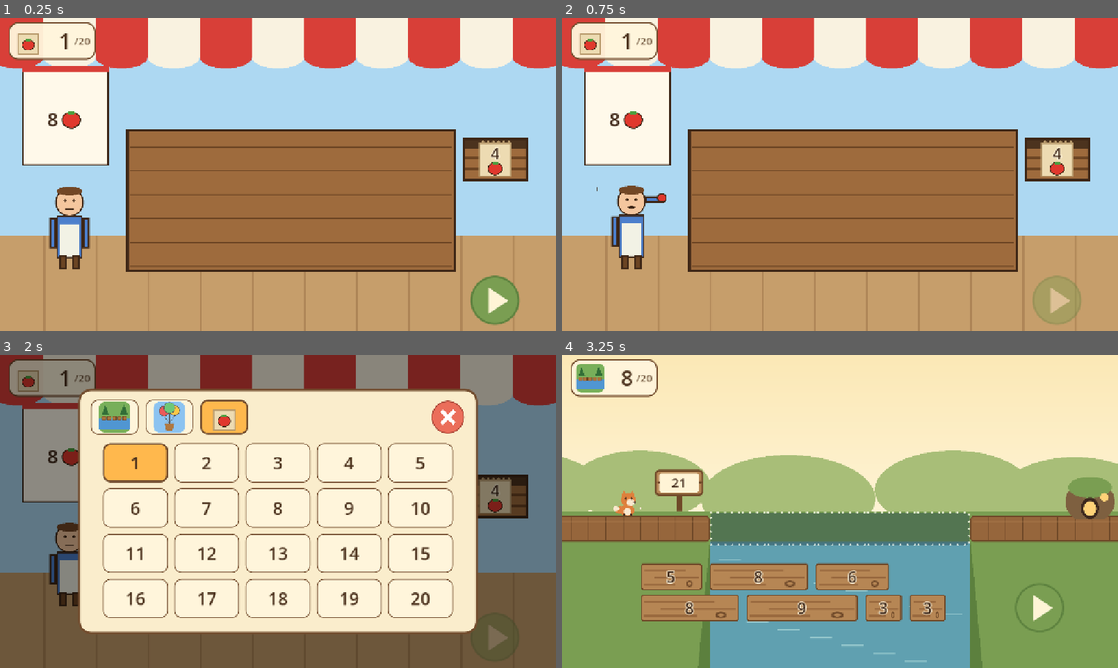
Above: before the commit, frames 1-4 (two rows, left to right).
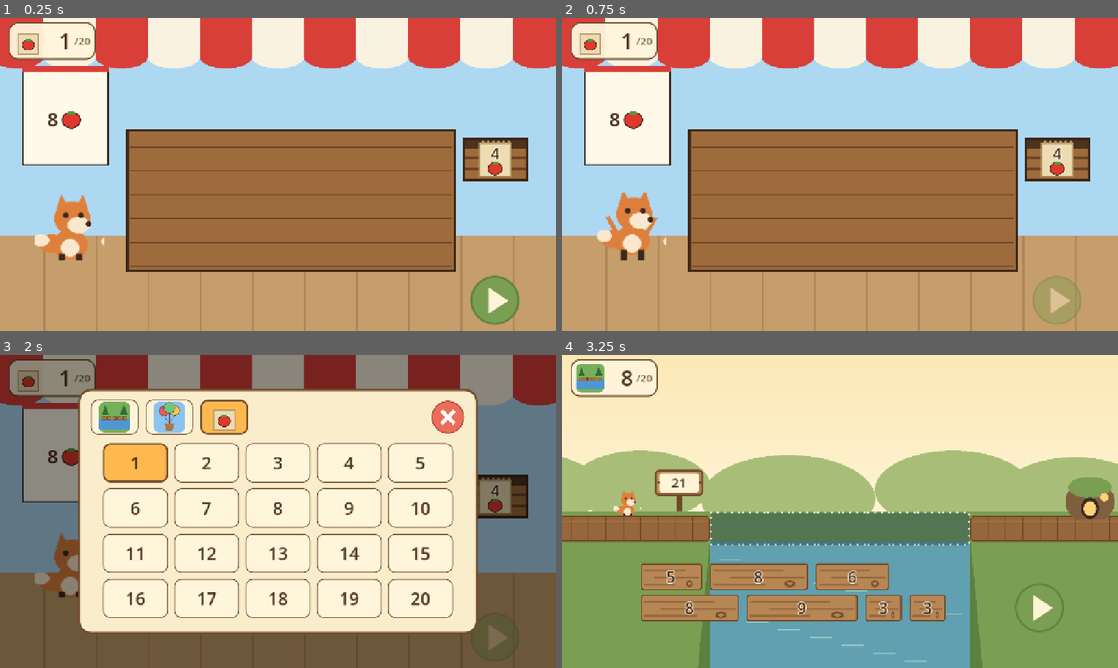
Above: after the commit, the same moments.

Repository: malioni/kids-math-game
Game: Godot game, scene res://scenes/worlds/market/market.tscn
Two runs of this game, one before a commit and one after it. Both use one fixed random seed, a clock stepped at 60 frames per second and the inputs below. This scene is started directly instead of the project's main scene.
Inputs (mouse positions are in pixels of both pictures, inside the frame that each line leads up to):
- Up to frame 1 (0.25 s): no input
- Up to frame 2 (0.75 s): click (1056, 299) at 0.5 s
- Up to frame 3 (2 s): click (50, 376) at 1.25 s
- Up to frame 4 (3.25 s): click (678, 417) at 2 s; click (840, 511) at 2.75 s

The runs differ from the first frame. In frame 1, 1.5% of the frame differs, in the area x 6-19%, y 54-81%; in frame 2, 1.6%, in the area x 6-19%, y 53-81%; in frame 3, 1.0%; in frame 4, nothing differs.

Commit message:
Market: the fox is the customer, and tapping a crate bag places it
The fox reuses the Forest Bridge sheets; until it has throw frames, its
fall lurch stands in for the throw. The placeholder customer sheets are
removed. Tapping a bag in a crate now places it on the table, like a drop.

Co-Authored-By: Claude Opus 5.5 <noreply@anthropic.com>

Diff:
--- a/scenes/worlds/market/market.tscn
+++ b/scenes/worlds/market/market.tscn
@@ -9,60 +9,56 @@
 [ext_resource type="Texture2D" path="res://assets/sprites/forest_bridge/go_icon.png" id="go_icon"]
 [ext_resource type="Texture2D" path="res://assets/sprites/forest_bridge/retry_icon.png" id="retry_icon"]
 [ext_resource type="Texture2D" path="res://assets/sprites/market/splat.png" id="splat"]
-[ext_resource type="Texture2D" path="res://assets/sprites/market/customer_idle.png" id="customer_idle"]
-[ext_resource type="Texture2D" path="res://assets/sprites/market/customer_happy.png" id="customer_happy"]
-[ext_resource type="Texture2D" path="res://assets/sprites/market/customer_throw.png" id="customer_throw"]
+[ext_resource type="Texture2D" path="res://assets/sprites/forest_bridge/character_idle.png" id="fox_idle"]
+[ext_resource type="Texture2D" path="res://assets/sprites/forest_bridge/character_celebrate.png" id="fox_celebrate"]
+[ext_resource type="Texture2D" path="res://assets/sprites/forest_bridge/character_fall.png" id="fox_fall"]
 [ext_resource type="PackedScene" path="res://scenes/ui/level_hud.tscn" id="level_hud_scene"]
 
 [sub_resource type="AtlasTexture" id="Atlas_idle_0"]
-atlas = ExtResource("customer_idle")
-region = Rect2(0, 0, 160, 220)
+atlas = ExtResource("fox_idle")
+region = Rect2(0, 0, 64, 64)
 
 [sub_resource type="AtlasTexture" id="Atlas_idle_1"]
-atlas = ExtResource("customer_idle")
-region = Rect2(160, 0, 160, 220)
+atlas = ExtResource("fox_idle")
+region = Rect2(64, 0, 64, 64)
 
 [sub_resource type="AtlasTexture" id="Atlas_idle_2"]
-atlas = ExtResource("customer_idle")
-region = Rect2(320, 0, 160, 220)
+atlas = ExtResource("fox_idle")
+region = Rect2(128, 0, 64, 64)
 
 [sub_resource type="AtlasTexture" id="Atlas_idle_3"]
-atlas = ExtResource("customer_idle")
-region = Rect2(480, 0, 160, 220)
+atlas = ExtResource("fox_idle")
+region = Rect2(192, 0, 64, 64)
 
 [sub_resource type="AtlasTexture" id="Atlas_celebrate_0"]
-atlas = ExtResource("customer_happy")
-region = Rect2(0, 0, 160, 220)
+atlas = ExtResource("fox_celebrate")
+region = Rect2(0, 0, 64, 64)
 
 [sub_resource type="AtlasTexture" id="Atlas_celebrate_1"]
-atlas = ExtResource("customer_happy")
-region = Rect2(160, 0, 160, 220)
+atlas = ExtResource("fox_celebrate")
+region = Rect2(64, 0, 64, 64)
 
 [sub_resource type="AtlasTexture" id="Atlas_celebrate_2"]
-atlas = ExtResource("customer_happy")
-region = Rect2(320, 0, 160, 220)
+atlas = ExtResource("fox_celebrate")
+region = Rect2(128, 0, 64, 64)
 
 [sub_resource type="AtlasTexture" id="Atlas_celebrate_3"]
-atlas = ExtResource("customer_happy")
-region = Rect2(480, 0, 160, 220)
+atlas = ExtResource("fox_celebrate")
+region = Rect2(192, 0, 64, 64)
 
 [sub_resource type="AtlasTexture" id="Atlas_throw_0"]
-atlas = ExtResource("customer_throw")
-region = Rect2(0, 0, 160, 220)
+atlas = ExtResource("fox_fall")
+region = Rect2(0, 0, 64, 64)
 
 [sub_resource type="AtlasTexture" id="Atlas_throw_1"]
-atlas = ExtResource("customer_throw")
-region = Rect2(160, 0, 160, 220)
+atlas = ExtResource("fox_fall")
+region = Rect2(64, 0, 64, 64)
 
 [sub_resource type="AtlasTexture" id="Atlas_throw_2"]
-atlas = ExtResource("customer_throw")
-region = Rect2(320, 0, 160, 220)
+atlas = ExtResource("fox_fall")
+region = Rect2(128, 0, 64, 64)
 
-[sub_resource type="AtlasTexture" id="Atlas_throw_3"]
-atlas = ExtResource("customer_throw")
-region = Rect2(480, 0, 160, 220)
-
-[sub_resource type="SpriteFrames" id="CustomerFrames"]
+[sub_resource type="SpriteFrames" id="FoxFrames"]
 animations = [{
 "frames": [{
 "duration": 1.0,
@@ -79,7 +75,7 @@
 }],
 "loop": true,
 "name": &"idle",
-"speed": 8.0
+"speed": 6.0
 }, {
 "frames": [{
 "duration": 1.0,
@@ -107,13 +103,10 @@
 }, {
 "duration": 1.0,
 "texture": SubResource("Atlas_throw_2")
-}, {
-"duration": 1.0,
-"texture": SubResource("Atlas_throw_3")
 }],
 "loop": false,
 "name": &"throw",
-"speed": 8.0
+"speed": 6.0
 }]
 
 [sub_resource type="Gradient" id="Gradient_confetti"]
@@ -143,9 +136,10 @@
 [node name="Camera2D" type="Camera2D" parent="."]
 position = Vector2(640, 360)
 
-[node name="Customer" type="AnimatedSprite2D" parent="."]
-position = Vector2(160, 470)
-sprite_frames = SubResource("CustomerFrames")
+[node name="Character" type="AnimatedSprite2D" parent="."]
+position = Vector2(160, 480)
+scale = Vector2(2.5, 2.5)
+sprite_frames = SubResource("FoxFrames")
 animation = &"idle"
 autoplay = "idle"
 
--- a/scripts/mechanics/market_mechanic.gd
+++ b/scripts/mechanics/market_mechanic.gd
@@ -2,9 +2,9 @@
 extends Node2D
 
 ## A market table. An order slip shows how many of each item the customer wants; each ordered item
-## has a crate of equal-sized bags that never runs out. The player drags bags onto the table (one
-## row per item) and presses Go. The number of items placed is never shown, so the player has to
-## work out bags × bag size themselves.
+## has a crate of equal-sized bags that never runs out. The player drags or taps bags onto the
+## table (one row per item), taps a placed bag to take it off, and presses Go. The number of items
+## placed is never shown, so the player has to work out bags × bag size themselves.
 
 ## Emitted when confirm() is called and every item's placed bags hold exactly the ordered quantity.
 signal correct
@@ -162,21 +162,31 @@
 
 
 func _on_bag_dropped(release_position: Vector2, bag: BagDrag) -> void:
+	var over_table: bool = table_rect.has_point(to_local(release_position))
+	if not over_table or not _place(bag):
+		bag.bounce_back()
+
+
+func _on_bag_tapped(bag: BagDrag) -> void:
+	if bag.is_placed:
+		_remove(bag)
+	else:
+		_place(bag)
+
+
+func _place(bag: BagDrag) -> bool:
 	var row: int = _row_of(bag.item)
-	var over_table: bool = table_rect.has_point(to_local(release_position))
-	if not over_table or get_placed_count(bag.item) >= max_bags_per_row:
-		bag.bounce_back()
-		return
+	if get_placed_count(bag.item) >= max_bags_per_row:
+		return false
 	bag.is_placed = true
 	bag.reparent(_placed_bags)
 	_relayout_row(row)
 	_spawn_ready_bag(row)
 	bags_changed.emit(bag.item, get_placed_count(bag.item))
-
-
-func _on_bag_tapped(bag: BagDrag) -> void:
-	if not bag.is_placed:
-		return
+	return true
+
+
+func _remove(bag: BagDrag) -> void:
 	var row: int = _row_of(bag.item)
 	bag.interactive = false
 	bag.reparent(_leaving)
--- a/scripts/worlds/market.gd
+++ b/scripts/worlds/market.gd
@@ -1,10 +1,10 @@
 extends WorldBase
 
-## World 3: a customer orders an amount of produce, and the child fills it with equal-sized bags.
-## A right order makes the customer cheer; a wrong one gets a tomato thrown at the table.
+## World 3: the fox orders an amount of produce, and the child fills the order with equal-sized
+## bags. A right order makes the fox cheer; a wrong one gets a tomato thrown at the table.
 
-# Where the tomato leaves the customer's hand, relative to the customer.
-const _HAND_OFFSET := Vector2(70, -90)
+# Where the tomato leaves the fox's paw, relative to the fox.
+const _HAND_OFFSET := Vector2(50, -20)
 
 ## Seconds the thrown tomato takes to reach the table.
 @export var throw_duration: float = 0.5
@@ -14,7 +14,7 @@
 var _throw_tween: Tween
 
 @onready var _mechanic: MarketMechanic = $MarketMechanic
-@onready var _customer: AnimatedSprite2D = $Customer
+@onready var _character: AnimatedSprite2D = $Character
 @onready var _flying_tomato: Sprite2D = $FlyingTomato
 @onready var _splat: Sprite2D = $Splat
 @onready var _particles: GPUParticles2D = $CelebrationParticles
@@ -45,13 +45,13 @@
 	_retry_prompt.visible = false
 	_flying_tomato.visible = false
 	_splat.visible = false
-	_customer.play("idle")
+	_character.play("idle")
 
 
 func _on_correct() -> void:
 	var load_count: int = _load_count
 	_mechanic.set_interactive(false)
-	_customer.play("celebrate")
+	_character.play("celebrate")
 	_particles.restart()
 	await get_tree().create_timer(celebrate_duration).timeout
 	if load_count != _load_count:
@@ -62,11 +62,11 @@
 func _on_incorrect() -> void:
 	var load_count: int = _load_count
 	_mechanic.set_interactive(false)
-	_customer.play("throw")
-	await _customer.animation_finished
+	_character.play("throw")
+	await _character.animation_finished
 	if load_count != _load_count:
 		return
-	_flying_tomato.position = _customer.position + _HAND_OFFSET
+	_flying_tomato.position = _character.position + _HAND_OFFSET
 	_flying_tomato.scale = Vector2(0.6, 0.6)
 	_flying_tomato.rotation = 0.0
 	_flying_tomato.visible = true
@@ -79,7 +79,7 @@
 		return
 	_flying_tomato.visible = false
 	_splat.visible = true
-	_customer.play("idle")
+	_character.play("idle")
 	await get_tree().create_timer(splat_duration).timeout
 	if load_count != _load_count:
 		return
--- a/tests/test_market.gd
+++ b/tests/test_market.gd
@@ -4,7 +4,7 @@
 const _SAVE_PATH := "user://save.cfg"
 const _SEED := 1234
 const _SETTLE := 0.3
-# The throw animation is 4 frames at 8 fps, then the tomato flies and the splat shows.
+# The throw animation is 3 frames at 6 fps, then the tomato flies and the splat shows.
 const _THROW_SETTLE := 0.9
 
 var _world: Node2D
@@ -73,14 +73,14 @@
 	assert_eq(SaveManager.load_progress("market"), 2)
 
 
-func test_market_correct_customer_celebrates() -> void:
+func test_market_correct_fox_celebrates() -> void:
 	_solve(_mechanic)
-	assert_eq(_world.get_node("Customer").animation, &"celebrate")
+	assert_eq(_world.get_node("Character").animation, &"celebrate")
 
 
-func test_market_incorrect_customer_throws() -> void:
+func test_market_incorrect_fox_throws() -> void:
 	_mechanic.confirm()
-	assert_eq(_world.get_node("Customer").animation, &"throw")
+	assert_eq(_world.get_node("Character").animation, &"throw")
 
 
 func test_market_incorrect_shows_retry_after_throw() -> void:
--- a/tests/test_market_mechanic.gd
+++ b/tests/test_market_mechanic.gd
@@ -130,12 +130,27 @@
 	assert_almost_eq(_mechanic.get_placed_bags("tomato")[1].position.x, second_x, 0.5)
 
 
-func test_market_mechanic_tap_ready_bag_does_nothing() -> void:
-	_one_tomato_order()
+func test_market_mechanic_tap_crate_bag_places_it_and_refills_crate() -> void:
+	_three_item_order()
+	var bag: BagDrag = _mechanic.get_ready_bag("potato")
+	watch_signals(_mechanic)
+	bag.tapped.emit()
+	assert_eq(_mechanic.get_placed_bags("potato"), [bag])
+	assert_true(bag.is_placed)
+	assert_ne(_mechanic.get_ready_bag("potato"), bag)
+	assert_signal_emitted_with_parameters(_mechanic, "bags_changed", ["potato", 1])
+	await wait_seconds(SETTLE)
+	assert_almost_eq(bag.position.y, _mechanic.row_y[1], 0.5)
+
+
+func test_market_mechanic_tap_crate_bag_on_full_row_leaves_it_in_crate() -> void:
+	_one_tomato_order()
+	_place("tomato", _mechanic.max_bags_per_row)
 	var bag: BagDrag = _mechanic.get_ready_bag("tomato")
 	bag.tapped.emit()
 	assert_eq(_mechanic.get_ready_bag("tomato"), bag)
-	assert_eq(_mechanic.get_placed_count("tomato"), 0)
+	assert_false(bag.is_placed)
+	assert_eq(_mechanic.get_placed_count("tomato"), _mechanic.max_bags_per_row)
 
 
 func test_market_mechanic_row_full_bounces_extra_bag() -> void:
--- a/tools/make_market_placeholders.gd
+++ b/tools/make_market_placeholders.gd
@@ -16,9 +16,6 @@
 const LEAF := Color(0.3, 0.62, 0.25)
 const POTATO := Color(0.7, 0.52, 0.32)
 const CARROT := Color(0.95, 0.52, 0.12)
-const SKIN := Color(0.96, 0.78, 0.62)
-const SHIRT := Color(0.3, 0.5, 0.8)
-const APRON := Color(0.95, 0.95, 0.9)
 const OUTLINE := Color(0.24, 0.15, 0.09)
 
 
@@ -33,9 +30,6 @@
 	_save(_tomato(64), OUT + "icon_tomato.png")
 	_save(_potato(64), OUT + "icon_potato.png")
 	_save(_carrot(64), OUT + "icon_carrot.png")
-	_save(_customer_sheet("idle"), OUT + "customer_idle.png")
-	_save(_customer_sheet("happy"), OUT + "customer_happy.png")
-	_save(_customer_sheet("throw"), OUT + "customer_throw.png")
 	_save(_splat(), OUT + "splat.png")
 	_save(_world_icon(), UI_OUT + "icon_world_market.png")
 	quit()
@@ -176,45 +170,6 @@
 	return image
 
 
-# Four 160×220 frames; the body bobs by a couple of pixels so the loop reads as alive.
-func _customer_sheet(pose: String) -> Image:
-	var image := _blank(640, 220)
-	for frame in 4:
-		var ox: int = frame * 160
-		var bob: int = [0, 2, 4, 2][frame]
-		_customer(image, ox, bob, pose, frame)
-	return image
-
-
-func _customer(image: Image, ox: int, bob: int, pose: String, frame: int) -> void:
-	var cx: float = ox + 80.0
-	_outlined_rect(image, Rect2i(ox + 50, 90 + bob, 60, 100), SHIRT)
-	_rect(image, Rect2i(ox + 58, 110 + bob, 44, 76), APRON)
-	_outlined_rect(image, Rect2i(ox + 56, 186, 18, 32), WOOD_DARK)
-	_outlined_rect(image, Rect2i(ox + 86, 186, 18, 32), WOOD_DARK)
-	_outlined_ellipse(image, Vector2(cx, 60 + bob), Vector2(30, 30), SKIN)
-	_ellipse(image, Vector2(cx - 10, 56 + bob), Vector2(3, 4), OUTLINE)
-	_ellipse(image, Vector2(cx + 10, 56 + bob), Vector2(3, 4), OUTLINE)
-	_ellipse(image, Vector2(cx, 34 + bob), Vector2(30, 10), Color(0.45, 0.28, 0.15))
-	match pose:
-		"idle":
-			_rect(image, Rect2i(ox + 70, 74 + bob, 20, 4), OUTLINE)
-			_outlined_rect(image, Rect2i(ox + 34, 96 + bob, 16, 70), SHIRT)
-			_outlined_rect(image, Rect2i(ox + 110, 96 + bob, 16, 70), SHIRT)
-		"happy":
-			_ellipse(image, Vector2(cx, 74 + bob), Vector2(12, 7), OUTLINE)
-			_outlined_rect(image, Rect2i(ox + 30, 20 + bob, 16, 76), SHIRT)
-			_outlined_rect(image, Rect2i(ox + 114, 20 + bob, 16, 76), SHIRT)
-		"throw":
-			_ellipse(image, Vector2(cx, 76), Vector2(8, 4), OUTLINE)
-			_outlined_rect(image, Rect2i(ox + 34, 96, 16, 70), SHIRT)
-			# The throwing arm swings from behind the head forward over the frames.
-			var arm_y: int = [30, 50, 80, 96][frame]
-			_outlined_rect(image, Rect2i(ox + 110, arm_y, 46, 16), SHIRT)
-			if frame < 2:
-				_outlined_ellipse(image, Vector2(ox + 150, arm_y + 4), Vector2(9, 8), TOMATO)
-
-
 func _splat() -> Image:
 	var image := _blank(200, 200)
 	_ellipse(image, Vector2(100, 100), Vector2(62, 52), TOMATO)
Binary file removed: assets/sprites/market/customer_happy.png
Not shown, removed: assets/sprites/market/customer_happy.png.import
Binary file removed: assets/sprites/market/customer_idle.png
Not shown, removed: assets/sprites/market/customer_idle.png.import
Binary file removed: assets/sprites/market/customer_throw.png
Not shown, removed: assets/sprites/market/customer_throw.png.import
Not shown, changed: DESIGN.md
Not shown, changed: PLAN.md
Not shown, changed: assets/sprites/market/README.md
Not shown, changed: data/levels/README.md
